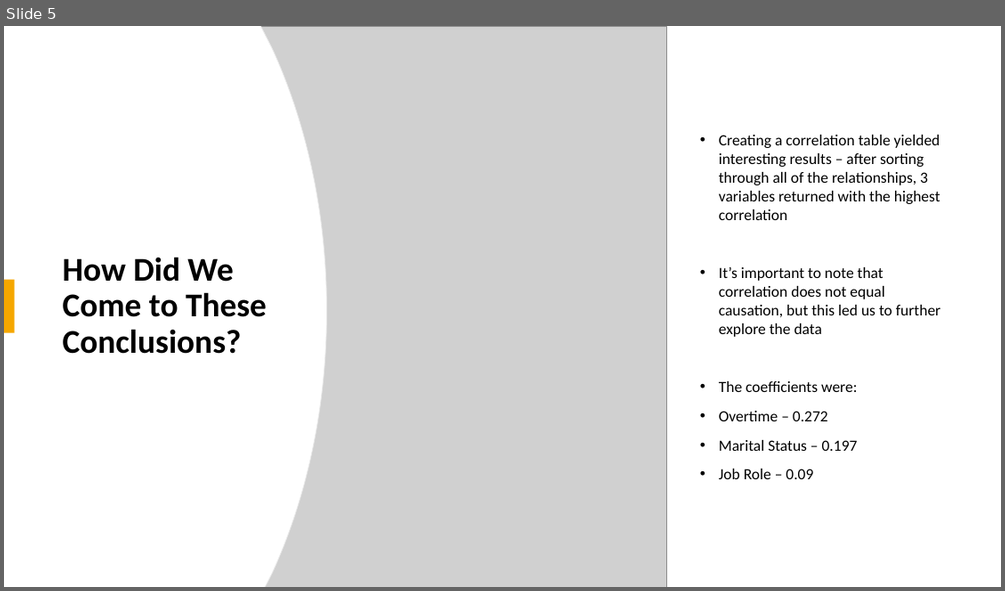
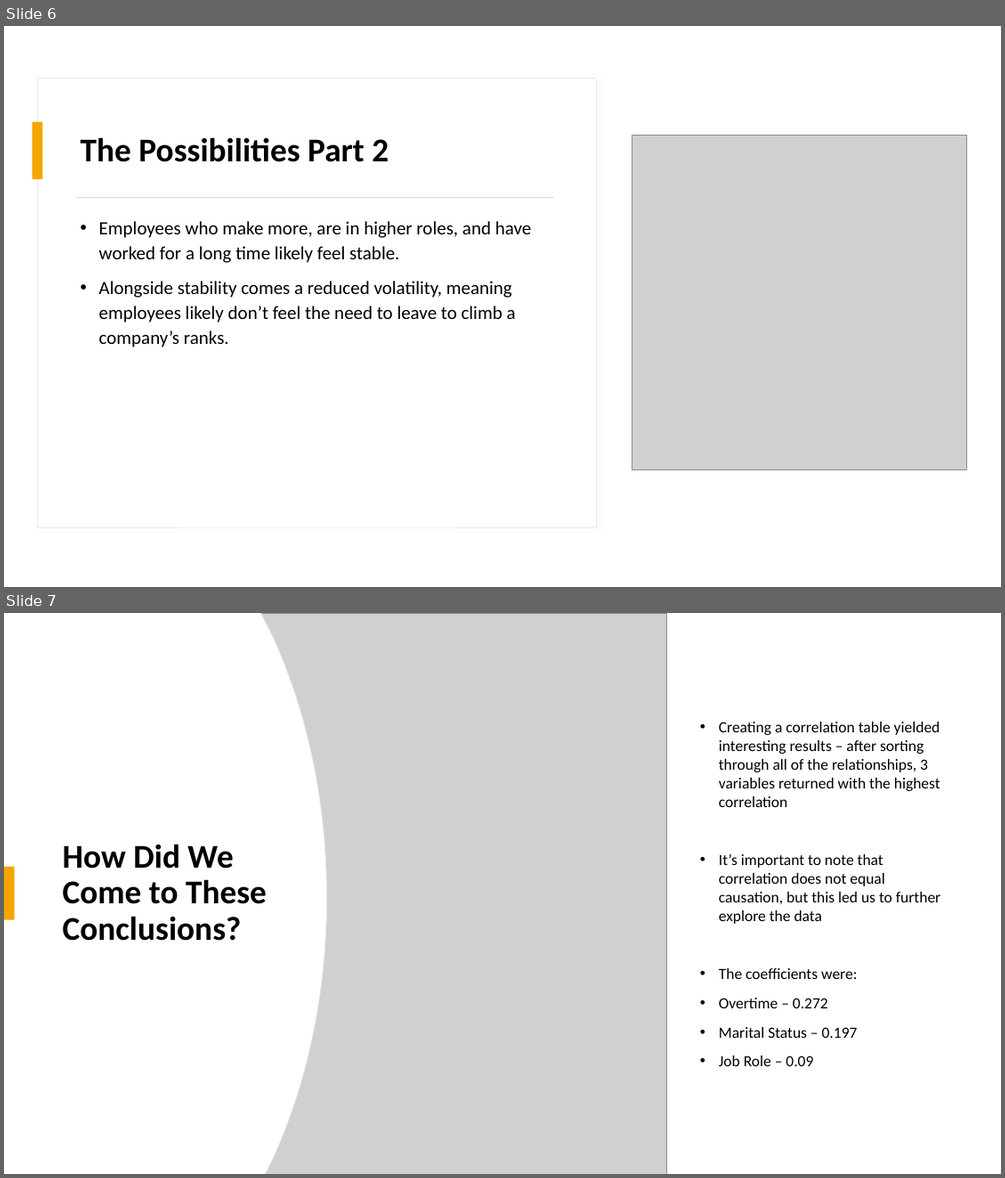
Before and after one commit to CDCastr0/CaseStudy2DDS, a slide deck: CaseStudy2Presentation.pptx. Shown one above the other, each under a label of ours: slide 5 before the commit, slides 6 and 7 after it. The pictures are 1005x591 and 1005x1178 pixels, drawn with LibreOffice and Linux fonts; fonts in the diff are those of the drawing; grey boxes stand for pictures. Boxes give left, top, right and bottom in pixels: in the first picture for what was removed or moved away, otherwise in the second. Text is boxed around its words. In the diff, an @@ line names an element or a change of style, - is before the commit and + after.

```diff
--- a/CaseStudy2Presentation.pptx
+++ b/CaseStudy2Presentation.pptx
@@ slide 6 added at (4, 26, 1001, 587), background #FFFFFF; not listed: 2 template elements that a slide beside it also shows @@
@@ rectangle added at (4, 26, 1001, 587), fill #FFFFFF @@
@@ rectangle added at (38, 78, 597, 527), fill #FFFFFF, outline #E9E9E9 0.75 pt @@
@@ rectangle added at (32, 122, 43, 179), fill #F5A700 @@
@@ title added at (81, 137, 388, 162), 32 pt, text #000000, bold @@
+The Possibilities Part 2
@@ picture added at (632, 135, 967, 469) @@
@@ rectangle added at (76, 197, 554, 198), fill #C9C9C9 @@
@@ text added at (99, 221, 531, 347), 18 pt, text #000000 @@
+• Employees who make more, are in higher roles, and have worked for a long time likely feel stable.
+• Alongside stability comes a reduced volatility, meaning employees likely don’t feel the need to leave to climb a company’s ranks.
@@ what was slide 5 is now slide 7 @@
```
Also in this commit, not shown: 2 slides changed, 4 other slides added, 1 slide removed, 1 other file.
